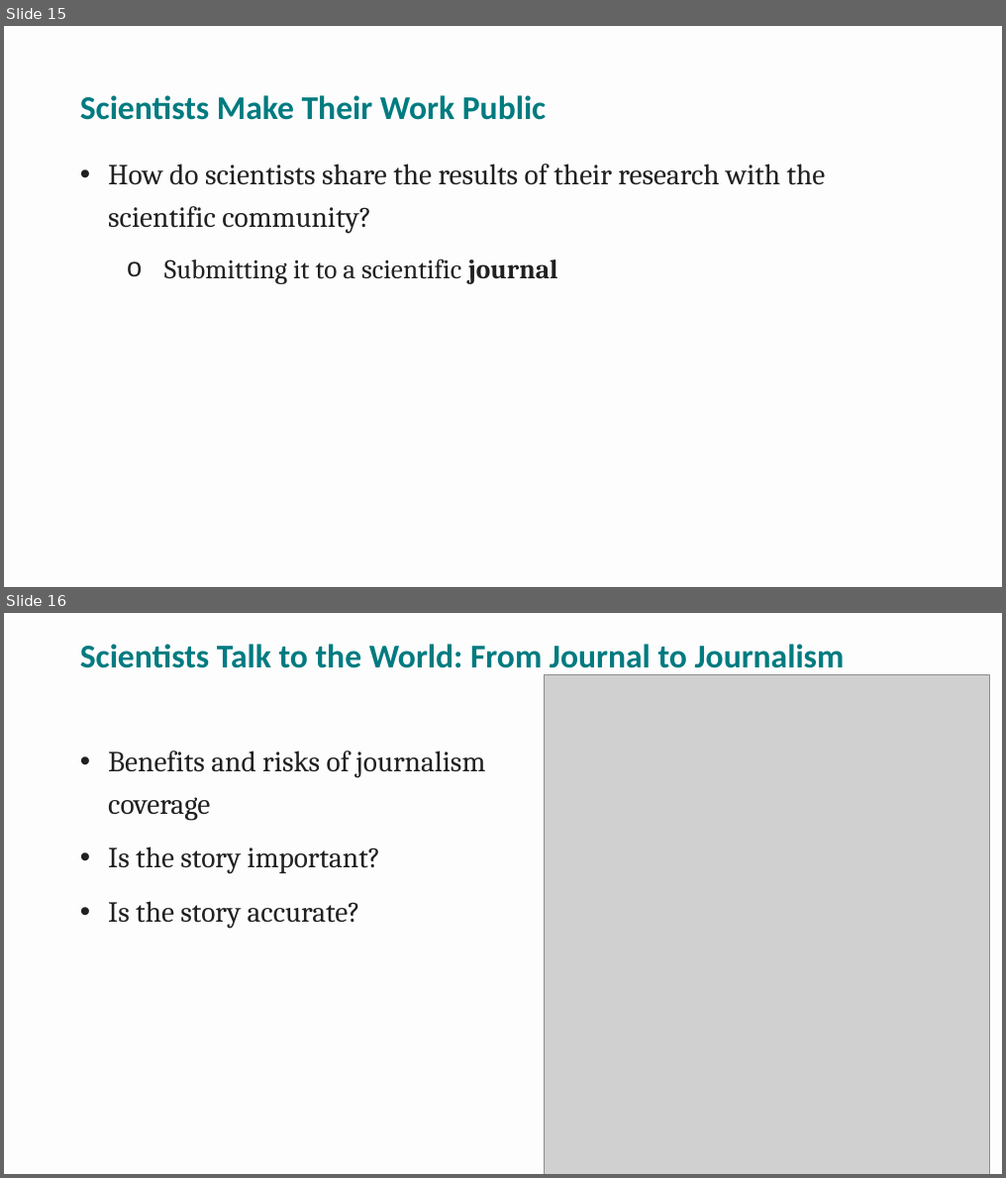
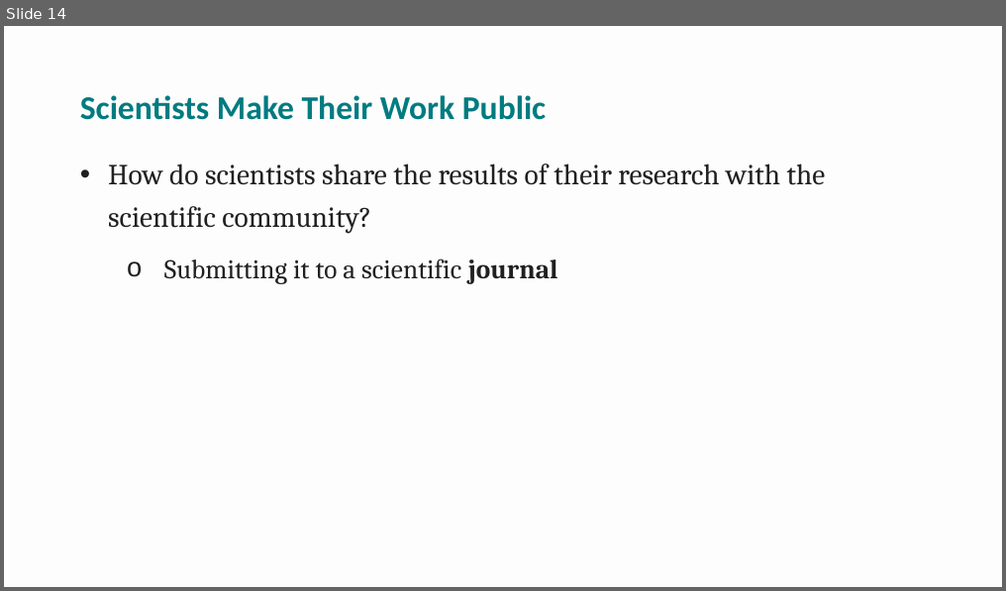
Before and after one commit to npm27/Teaching-Materials, a slide deck: Research Methods/Spring 26/Slides/1 Chapter 1.pptx. Shown one above the other, each under a label of ours: slides 15 and 16 before the commit, slide 14 after it. The pictures are 1006x1178 and 1006x591 pixels, drawn with LibreOffice and Linux fonts; fonts in the diff are those of the drawing; grey boxes stand for pictures. Boxes give left, top, right and bottom in pixels: in the first picture for what was removed or moved away, otherwise in the second. Text is boxed around its words. In the diff, an @@ line names an element or a change of style, - is before the commit and + after.

```diff
--- a/Research Methods/Spring 26/Slides/1 Chapter 1.pptx
+++ b/Research Methods/Spring 26/Slides/1 Chapter 1.pptx
@@ slide 16 removed at <box>4,613,1002,1174</box>, background #FDFDFD @@
@@ title removed at <box>80,644,845,675</box> @@
-Scientists Talk to the World: From Journal to Journalism
@@ picture removed at <box>545,674,990,1174</box> @@
@@ text removed at <box>108,751,485,929</box> @@
-• Benefits and risks of journalism coverage
-• Is the story important?
-• Is the story accurate?
@@ what was slide 15 is now slide 14 @@
```
Also in this commit, not shown: 4 slides changed, 1 other slide removed, 2 other files.
